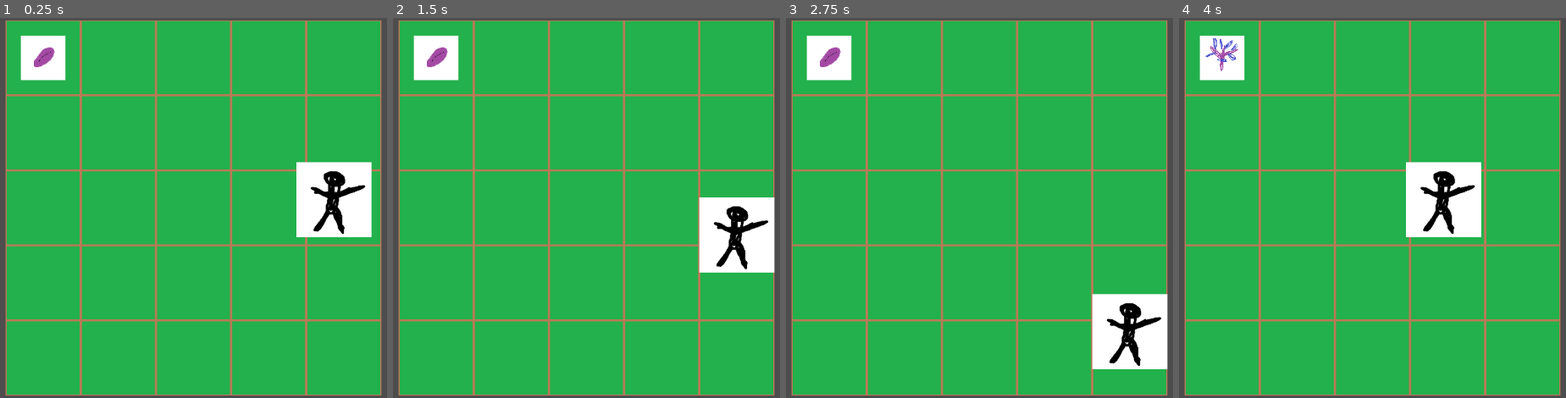
Above: before the commit, frames 1-4 (left to right).
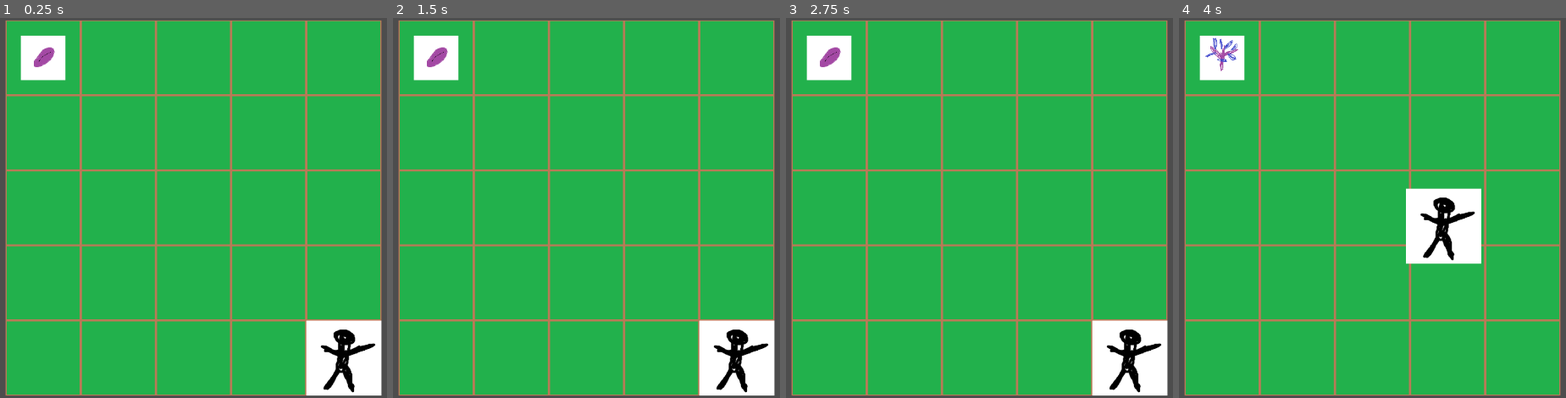
Above: after the commit, the same moments.

Repository: JuliuszMaretzky/Deptacz
Game: Godot game, scene res://_scenes/main.tscn
The game is run twice, just before and just after one commit, with the same random seed, the same clock (stepped at 60 frames per second) and the same inputs. The project has no main scene, so this scene is started directly.
Inputs:
- Up to frame 1 (0.25 s): no input
- Up to frame 2 (1.5 s): tap Enter at 0.5 s; hold D (moveRight) 0.53-1.28 s; tap Space at 1.25 s; hold S (moveDown) from 1.28 s (still down)
- Up to frame 3 (2.75 s): release S (moveDown) at 2.03 s; hold D (moveRight) from 2.03 s (still down)
- Up to frame 4 (4 s): tap Enter at 2.75 s; release D (moveRight) at 2.78 s; hold W (moveUp) 2.78-3.53 s; hold Left (moveLeft) from 3.53 s (still down)

The runs differ from the first frame. In frame 1, 7.8% of the frame differs, in the area x 76-99%, y 37-100%; in frame 2, 7.8%, in the area x 78-99%, y 47-100%; in frame 3, 3.5%; in frame 4, 3.5%.
Error before the commit: Invalid assignment of property or key 'actualTileCoords' with value of type 'Vector2' on a base object of type 'Area2D (Gardener)'. (res://_scripts/GameManager…

Commit message:
identify tile's neighbors

Diff:
--- a/Deptacz/_scripts/GameManager.gd
+++ b/Deptacz/_scripts/GameManager.gd
@@ -10,24 +10,22 @@
 var lawn = []
 
 func _ready():
-	createLawn(lawnWidth,lawnHeight)
+	createLawn()
 	summonGardener()
 	plantEvilSeed(Vector2(0,0))
-	gardener.canMove = true
 
-func createLawn(width: int, height: int):
-	for i in width:
+func createLawn():
+	for i in lawnWidth:
 		lawn.append([])
-		for j in height:
+		for j in lawnHeight:
 			var instance = tile_basic.instantiate()
 			instance.position = properVector(Vector2(i, j))
 			add_child(instance)
 			lawn[i].append(instance)
-
-	camera.position = properVector(Vector2((width - 1)/2, (height - 1)/2))
+	createNeighborhood()
+	camera.position = properVector(Vector2((lawnWidth - 1)/2, (lawnHeight - 1)/2))
 
 func summonGardener():
-	gardener.actualTileCoords = Vector2(lawnWidth - 1, lawnHeight - 1)
 	gardener.position = lawn[lawnWidth-1][lawnHeight-1].position
 
 func properVector(position: Vector2):
@@ -39,3 +37,23 @@
 	instance.actualTile = lawn[position.x][position.y]
 	instance.actualTile.isPlanted = true
 	add_child(instance)
+
+func createNeighborhood():
+	for i in lawnWidth:
+		for j in lawnHeight:
+			if i < lawnWidth - 1:
+				lawn[i][j].addNeighbor(lawn[i+1][j])
+			if i < lawnWidth - 1 && j < lawnHeight - 1:
+				lawn[i][j].addNeighbor(lawn[i+1][j+1])
+			if(j < lawnHeight - 1):
+				lawn[i][j].addNeighbor(lawn[i][j+1])
+			if(i > 0 && j < lawnHeight - 1):
+				lawn[i][j].addNeighbor(lawn[i-1][j+1])
+			if(i > 0):
+				lawn[i][j].addNeighbor(lawn[i-1][j])
+			if(i > 0 && j > 0):
+				lawn[i][j].addNeighbor(lawn[i-1][j-1])
+			if(j > 0):
+				lawn[i][j].addNeighbor(lawn[i][j-1])
+			if(i < lawnWidth - 1 && j > 0):
+				lawn[i][j].addNeighbor(lawn[i+1][j-1])
--- a/Deptacz/_scripts/tile_basic.gd
+++ b/Deptacz/_scripts/tile_basic.gd
@@ -1,3 +1,7 @@
 extends Area2D
 
 var isPlanted = false
+var neighors = []
+
+func addNeighbor(newNeighbor: Area2D):
+	neighors.append(newNeighbor)
